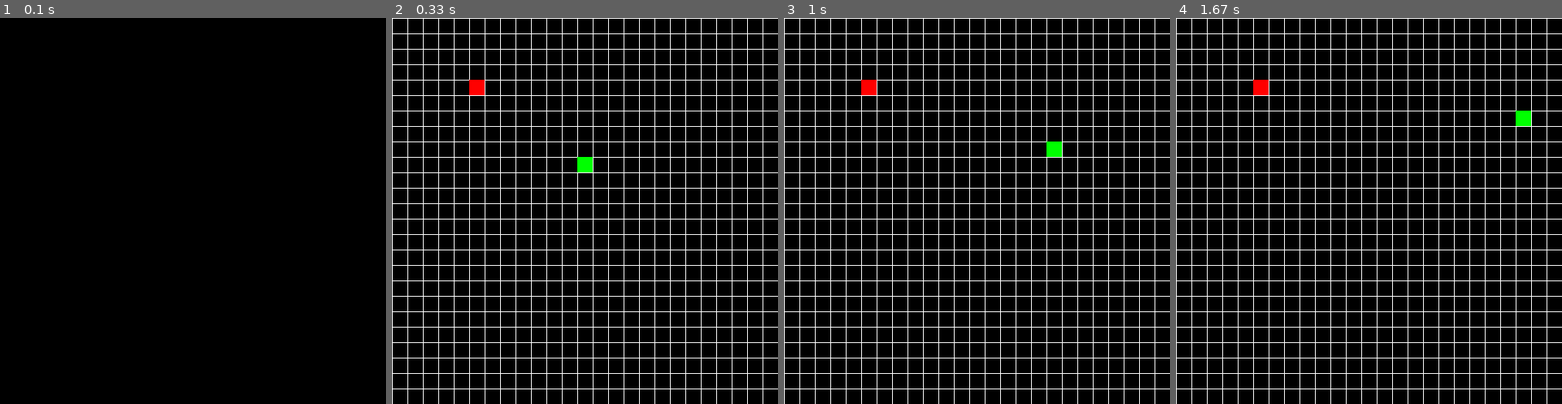
Above: before the commit, frames 1-4 (left to right).
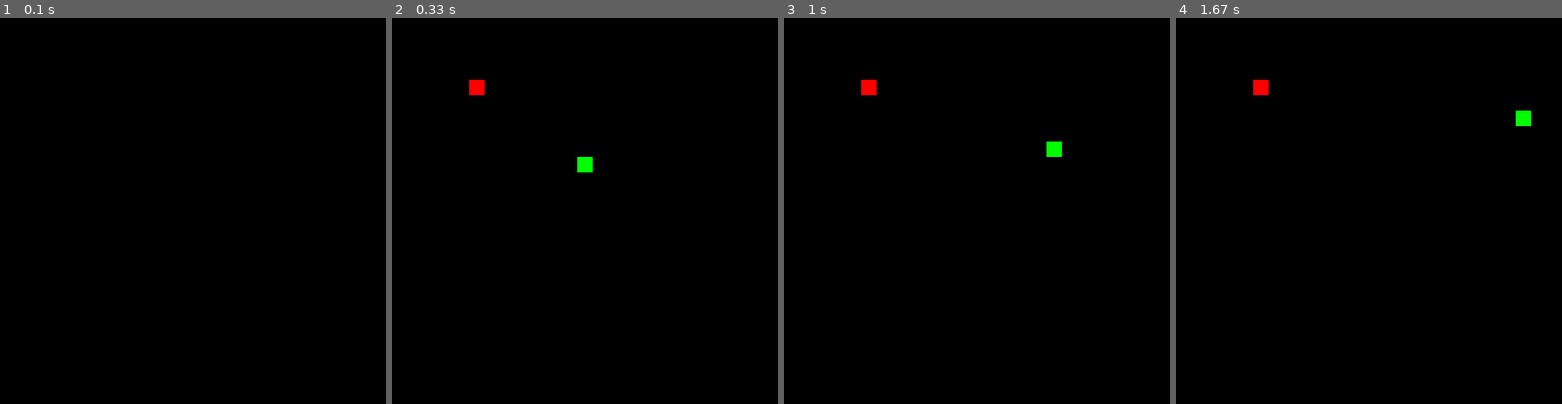
Above: after the commit, the same moments.

Repository: wojtekolesinski/snake_pygame
Game: pygame game, started from main.py
Two runs of this game, one before a commit and one after it. Both use one fixed random seed, a clock stepped at 60 frames per second and the inputs below.
Inputs:
- Up to frame 1 (0.1 s): no input
- Up to frame 2 (0.33 s): no input
- Up to frame 3 (1 s): hold Right 0.33-0.8 s; hold Up from 0.83 s (still down)
- Up to frame 4 (1.67 s): release Up at 1.13 s; hold Right 1.17-1.63 s

Frame 1 is identical in both runs. In frame 2, 9.7% of the frame differs, in the area x 0-100%, y 0-100%; in frame 3, 9.7%; in frame 4, 9.7%.

Commit message:
Added a moving tail increasing with every food eaten

Diff:
--- a/main.py
+++ b/main.py
@@ -27,20 +27,27 @@
             y += WIDTH
 
 class Snake:
-    def __init__(self, x, y, dirx, diry, width, height, body_length):
+    def __init__(self, x, y, dirx, diry, width, height):
         self.x = x
         self.y = y
         self.dirx = dirx
         self.diry = diry
         self.width = width
         self.height = height
-        self.body_length = body_length
+        self.body_length = 0
+        self.tail = []
         self.foodpos = self.food()
+
 
     def draw(self):
         pygame.draw.rect(SCREEN, (0, 255, 0), (self.x, self.y, self.width, self.height))
+        for el in self.tail:
+            pygame.draw.rect(SCREEN, (0, 255, 0), (el[0], el[1], self.width, self.height))
         pygame.draw.rect(SCREEN, (255, 0, 0), (self.foodpos[0], self.foodpos[1], self.width, self.height))
         self.eat()
+        if [self.x, self.y] in self.tail[:-1]:
+            self.tail = []
+        self.tail_update()
 
     def food(self):
         x = random.randrange(0, 500, WIDTH)
@@ -50,9 +57,22 @@
     def eat(self):
         if self.x == self.foodpos[0] and self.y == self.foodpos[1]:
             self.foodpos = self.food()
+            self.tail += [[self.x, self.y]]
+
+    def tail_update(self):
+        # new_tail = []
+        # for i in range(len(self.tail)):
+        #     new_tail.append(self.tail[-1])
+        # new_tail += [[self.x, self.y]]
+        if len(self.tail) != 0:
+            self.tail.remove(self.tail[0])
+            self.tail += [[self.x, self.y]]
+
+
+
 
 run = True
-snake = Snake(X, Y, 0, -1, WIDTH, HEIGHT, 1)
+snake = Snake(X, Y, 0, -1, WIDTH, HEIGHT)
 
 
 while run:
@@ -95,7 +115,7 @@
     snake.y += snake.diry * snake.width
 
     SCREEN.fill((0,0,0))
-    Grid.draw(SCREEN)
+    # Grid.draw(SCREEN)
     snake.draw()
     pygame.display.update()
 
